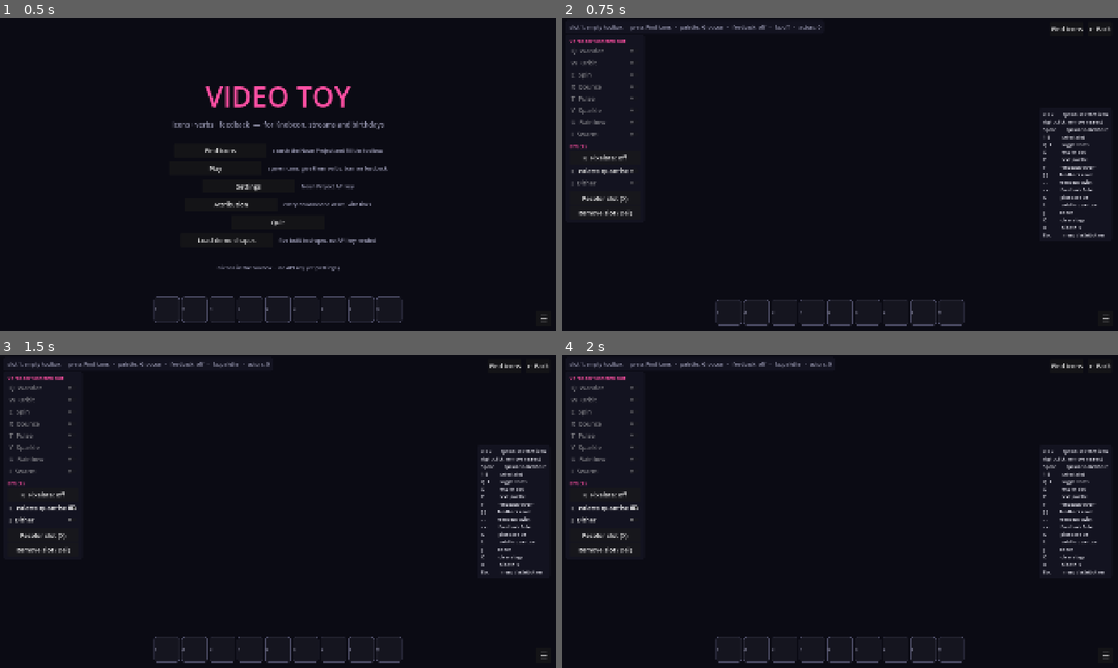
Above: before the commit, frames 1-4 (two rows, left to right).
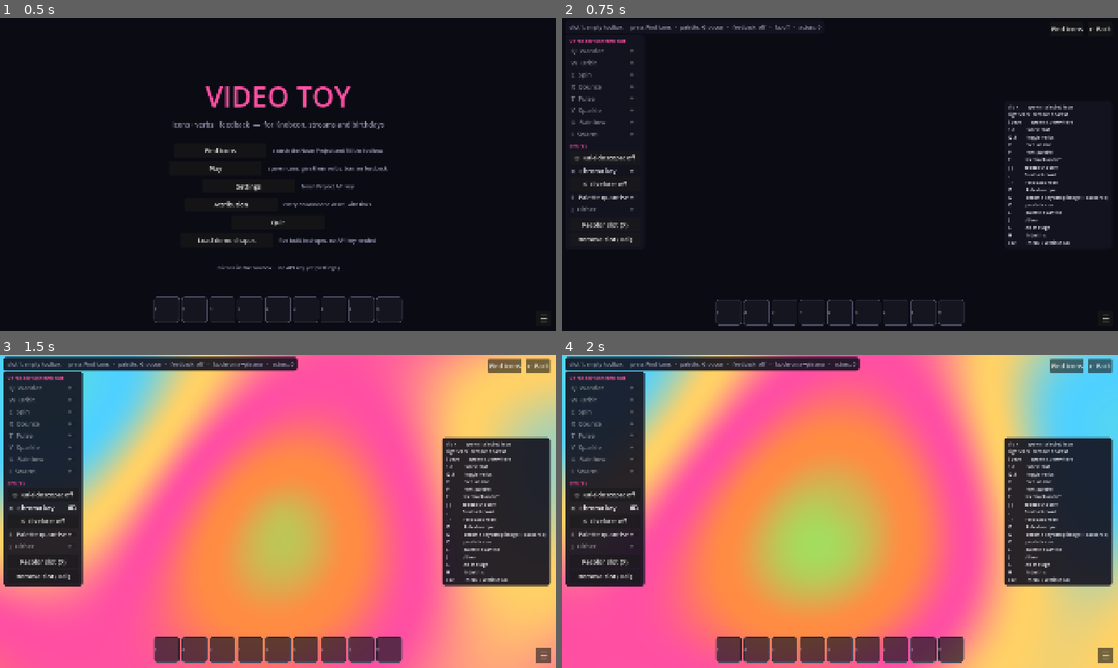
Above: after the commit, the same moments.

Repository: TheMutantFactory/video-toy
Game: Godot game, scene res://main.tscn
Two runs of this game, one before a commit and one after it. Both use one fixed random seed, a clock stepped at 60 frames per second and the inputs below.
Inputs (mouse positions are in pixels of both pictures, inside the frame that each line leads up to):
- Up to frame 1 (0.5 s): no input
- Up to frame 2 (0.75 s): click "Play" at 0.5 s
- Up to frame 3 (1.5 s): click (44, 508) at 1.25 s, where only the run after the commit has a clickable "G Chroma key"
- Up to frame 4 (2 s): no input

Frame 1 is identical in both runs. In frame 2, 2.7% of the frame differs, in the area x 1-99%, y 27-73%; in frame 3, 85%, in the area x 0-100%, y 0-100%; in frame 4, 85%.

Commit message:
Stage post-process: kaleidoscope and chroma key
Kaleidoscope (O): remaps screen coords into N mirrored wedges around the
centre (off/3/4/6/8/12) with a slow drift, applied before pixelate so the
two stack. Chroma key (G): keys out the palette background colour with a
soft tolerance and fills it with a backdrop - an image dropped onto the
window (saved to user://backdrop.png), or a plasma blended through the
palette ring when there is none. Effects panel and help updated; capture
mode adds kaleido.png and chroma.png.

Co-Authored-By: Claude Fable 5.1 <noreply@anthropic.com>

Diff:
--- a/src/fx.gd
+++ b/src/fx.gd
@@ -3,10 +3,15 @@
 ## uniforms, and hides itself when nothing is on so the plain path stays free.
 
 const PIXEL_STEPS := [0, 4, 8, 12, 20, 32]
+const KALEIDO_STEPS := [0, 3, 4, 6, 8, 12]
+const BACKDROP_PATH := "user://backdrop.png"
 
 var pixel_step := 0
+var kaleido_step := 0
+var chroma := false
 var quantize := false
 var dither := false
+var backdrop: ImageTexture
 var _mat: ShaderMaterial
 
 
@@ -17,11 +22,52 @@
 	_mat = ShaderMaterial.new()
 	_mat.shader = load("res://src/fx.gdshader")
 	material = _mat
+	_load_backdrop()
 	_push()
 
 
 func is_active() -> bool:
-	return pixel_step > 0 or quantize
+	return pixel_step > 0 or quantize or kaleido_step > 0 or chroma
+
+
+func kaleido_segments() -> int:
+	return KALEIDO_STEPS[kaleido_step]
+
+
+func cycle_kaleido() -> void:
+	kaleido_step = (kaleido_step + 1) % KALEIDO_STEPS.size()
+	_push()
+
+
+func toggle_chroma() -> void:
+	chroma = not chroma
+	_push()
+
+
+## Drop-in backdrop for chroma key. Saved to user:// so it survives restarts.
+func set_backdrop_from_file(path: String) -> bool:
+	var img := Image.new()
+	if img.load(path) != OK:
+		return false
+	backdrop = ImageTexture.create_from_image(img)
+	img.save_png(BACKDROP_PATH)
+	_push()
+	return true
+
+
+func clear_backdrop() -> void:
+	backdrop = null
+	if FileAccess.file_exists(BACKDROP_PATH):
+		DirAccess.remove_absolute(ProjectSettings.globalize_path(BACKDROP_PATH))
+	_push()
+
+
+func _load_backdrop() -> void:
+	if not FileAccess.file_exists(BACKDROP_PATH):
+		return
+	var img := Image.new()
+	if img.load(ProjectSettings.globalize_path(BACKDROP_PATH)) == OK:
+		backdrop = ImageTexture.create_from_image(img)
 
 
 func pixel_size() -> int:
@@ -43,8 +89,10 @@
 	_push()
 
 
-func set_state(pixel: int, quant: bool, dith: bool) -> void:
+func set_state(pixel: int, quant: bool, dith: bool, kaleido := 0, chroma_on := false) -> void:
 	pixel_step = maxi(PIXEL_STEPS.find(pixel), 0)
+	kaleido_step = maxi(KALEIDO_STEPS.find(kaleido), 0)
+	chroma = chroma_on
 	quantize = quant
 	dither = dith
 	_push()
@@ -59,20 +107,29 @@
 		arr.append(colours[i] if i < colours.size() else Color.BLACK)
 	_mat.set_shader_parameter("palette", PackedColorArray(arr))
 	_mat.set_shader_parameter("palette_count", mini(colours.size(), 16))
+	_mat.set_shader_parameter("key_color", Palettes.bg(index))   # key = the stage background
 
 
 func describe() -> String:
 	if not is_active():
 		return "off"
 	var parts: Array = []
+	if kaleido_step > 0:
+		parts.append("kaleido %d" % kaleido_segments())
 	if pixel_step > 0:
 		parts.append("pixel %d" % pixel_size())
+	if chroma:
+		parts.append("chroma→" + ("image" if backdrop else "plasma"))
 	if quantize:
 		parts.append("palette" + ("+dither" if dither else ""))
 	return "  ".join(parts)
 
 
 func _push() -> void:
+	_mat.set_shader_parameter("kaleido_segments", kaleido_segments())
+	_mat.set_shader_parameter("chroma", chroma)
+	_mat.set_shader_parameter("has_backdrop", backdrop != null)
+	_mat.set_shader_parameter("backdrop_tex", backdrop)
 	_mat.set_shader_parameter("pixel_size", float(pixel_size()))
 	_mat.set_shader_parameter("quantize", quantize)
 	_mat.set_shader_parameter("dither", dither)
--- a/src/fx.gdshader
+++ b/src/fx.gdshader
@@ -2,13 +2,27 @@
 // Post-process for the stage. Drawn as a full-screen ColorRect above the world
 // and below the HUD, sampling whatever was rendered underneath it.
 //
-//   pixel_size   0 = off, else block size in screen pixels
-//   quantize     snap every pixel to the nearest palette colour
-//   dither       ordered 4x4 Bayer before quantising (needs quantize)
-//   palette[]    the active Palettes ring + background, palette_count entries
+// Order: kaleidoscope (remap uv) -> pixelate (snap uv) -> sample -> chroma key
+// (swap keyed pixels for the backdrop) -> palette quantise (+dither).
+//
+//   kaleido_segments  0 = off, else mirrored wedges around the centre
+//   kaleido_drift     radians/second the wedge pattern rotates
+//   pixel_size        0 = off, else block size in screen pixels
+//   chroma            key out `key_color` (± key_tolerance) and show the backdrop
+//   backdrop_tex      dropped image; when !has_backdrop a palette plasma is drawn
+//   quantize / dither snap to the nearest palette colour, optional 4x4 Bayer
+//   palette[]         the active Palettes ring + background, palette_count entries
 
 uniform sampler2D screen_tex : hint_screen_texture, filter_nearest, repeat_disable;
+uniform int kaleido_segments = 0;
+uniform float kaleido_drift = 0.12;
 uniform float pixel_size = 0.0;
+uniform bool chroma = false;
+uniform vec4 key_color : source_color = vec4(0.0, 1.0, 0.0, 1.0);
+uniform float key_tolerance = 0.18;
+uniform float key_softness = 0.10;
+uniform bool has_backdrop = false;
+uniform sampler2D backdrop_tex : filter_linear, repeat_disable;
 uniform bool quantize = false;
 uniform bool dither = false;
 uniform float dither_strength = 0.12;
@@ -24,8 +38,7 @@
 vec3 nearest_palette(vec3 c) {
 	vec3 best = c;
 	float best_d = 1e9;
-	// Perceptual-ish weights so green differences count more than blue.
-	const vec3 w = vec3(0.30, 0.59, 0.11);
+	const vec3 w = vec3(0.30, 0.59, 0.11);   // perceptual-ish weights
 	for (int i = 0; i < 16; i++) {
 		if (i >= palette_count) break;
 		vec3 d = (c - palette[i].rgb) * w;
@@ -38,18 +51,55 @@
 	return best;
 }
 
+// Smoothly blend through the palette ring (excluding the background, which is
+// the last entry) so the plasma is always "on brand".
+vec3 ring_color(float t) {
+	int n = max(palette_count - 1, 1);
+	float f = fract(t) * float(n);
+	int i = int(floor(f));
+	int j = (i + 1) % n;
+	return mix(palette[i].rgb, palette[j].rgb, smoothstep(0.0, 1.0, fract(f)));
+}
+
+vec3 plasma(vec2 uv, float t) {
+	vec2 p = uv * vec2(1.78, 1.0) * 3.0;
+	float v = sin(p.x + t)
+		+ sin(p.y * 1.3 + t * 0.7)
+		+ sin((p.x + p.y) * 0.8 + t * 1.1)
+		+ sin(length(p - vec2(2.7, 1.5)) * 1.5 - t * 0.9);
+	return ring_color(v * 0.125 + t * 0.03);
+}
+
 void fragment() {
-	vec2 uv = SCREEN_UV;
 	vec2 screen_px = 1.0 / SCREEN_PIXEL_SIZE;
-	vec2 frag = uv * screen_px;
+	vec2 frag = SCREEN_UV * screen_px;
+
+	if (kaleido_segments > 0) {
+		vec2 centre = screen_px * 0.5;
+		vec2 d = frag - centre;
+		float r = length(d);
+		float wedge = TAU / float(kaleido_segments);
+		float a = atan(d.y, d.x) - TIME * kaleido_drift;
+		a = mod(a, wedge);
+		if (a > wedge * 0.5) a = wedge - a;      // mirror every other wedge
+		a += TIME * kaleido_drift * 0.5;         // and let the source drift too
+		frag = centre + vec2(cos(a), sin(a)) * r;
+		frag = clamp(frag, vec2(0.0), screen_px - 1.0);
+	}
 	if (pixel_size > 0.5) {
 		frag = (floor(frag / pixel_size) + 0.5) * pixel_size;
-		uv = frag / screen_px;
 	}
+	vec2 uv = frag / screen_px;
 	vec3 c = texture(screen_tex, uv).rgb;
+
+	if (chroma) {
+		float dist = distance(c, key_color.rgb);
+		float k = 1.0 - smoothstep(key_tolerance, key_tolerance + key_softness, dist);
+		vec3 back = has_backdrop ? texture(backdrop_tex, uv).rgb : plasma(uv, TIME);
+		c = mix(c, back, k);
+	}
 	if (quantize && palette_count > 0) {
 		if (dither) {
-			// Threshold on the block grid when pixelated, else on real pixels.
 			vec2 cell = pixel_size > 0.5 ? floor(frag / pixel_size) : floor(frag);
 			int ix = int(mod(cell.x, 4.0));
 			int iy = int(mod(cell.y, 4.0));
--- a/src/main.gd
+++ b/src/main.gd
@@ -77,7 +77,7 @@
 	DirAccess.make_dir_recursive_absolute(dir)
 	if Toolbox.slots.is_empty():
 		DemoPack.load_into(Toolbox, Ledger)
-	var shots := SCREENS.keys() + ["menu", "attribution", "feedback", "pixelate", "quantise"]
+	var shots := SCREENS.keys() + ["menu", "attribution", "feedback", "pixelate", "quantise", "kaleido", "chroma"]
 	for name in shots:
 		match name:
 			"menu":
@@ -101,6 +101,14 @@
 				current._apply_palette()
 				current.set_fx(8, true, true)
 				await get_tree().create_timer(0.5).timeout
+			"kaleido":
+				current.palette_index = 0
+				current._apply_palette()
+				current.set_fx(0, false, false, 6, false)
+				await get_tree().create_timer(1.0).timeout
+			"chroma":
+				current.set_fx(0, false, false, 0, true)
+				await get_tree().create_timer(0.5).timeout
 			"stage":
 				show_screen(name)
 				await get_tree().create_timer(0.3).timeout
--- a/src/stage_screen.gd
+++ b/src/stage_screen.gd
@@ -5,7 +5,8 @@
 ##
 ## Keys: 1-9 slot · Q W E R T Y U I verbs · click spawn · right-click remove
 ## · Space random spawn · P palette · F feedback · [ ] zoom · , . rotate
-## · - = fade · K pixelate · L palette quantise · J dither · C clear · H help · Esc menu
+## · - = fade · O kaleidoscope · G chroma key (drop an image for the backdrop)
+## · K pixelate · L palette quantise · J dither · C clear · H help · Esc menu
 
 signal navigate(name: String)
 
@@ -33,6 +34,8 @@
 var _verb_panel: VBoxContainer
 var _verb_checks := {}
 var _fx_pixel_btn: Button
+var _fx_kaleido_btn: Button
+var _fx_chroma: CheckButton
 var _fx_quant: CheckButton
 var _fx_dither: CheckButton
 var _hotbar
@@ -96,6 +99,12 @@
 	_refresh_verbs()
 	_apply_palette()
 	_refresh_fx()
+	get_window().files_dropped.connect(_on_files_dropped)
+
+
+func _exit_tree() -> void:
+	if get_window() and get_window().files_dropped.is_connected(_on_files_dropped):
+		get_window().files_dropped.disconnect(_on_files_dropped)
 
 
 # ---------------- HUD ----------------
@@ -123,6 +132,17 @@
 		_verb_checks[v["id"]] = cb
 	_verb_panel.add_child(UI.vspace(6))
 	_verb_panel.add_child(UI.label("Effects", 18, UI.ACCENT))
+	_fx_kaleido_btn = UI.button("", func():
+		_fx.cycle_kaleido()
+		_refresh_fx())
+	_verb_panel.add_child(_fx_kaleido_btn)
+	_fx_chroma = CheckButton.new()
+	_fx_chroma.text = "G  Chroma key"
+	_fx_chroma.tooltip_text = "Keys out the palette background. Drop an image on the window for the backdrop; plasma otherwise."
+	_fx_chroma.toggled.connect(func(_on):
+		_fx.toggle_chroma()
+		_refresh_fx())
+	_verb_panel.add_child(_fx_chroma)
 	_fx_pixel_btn = UI.button("", func():
 		_fx.cycle_pixelate()
 		_refresh_fx())
@@ -152,7 +172,8 @@
 		"click        spawn selected icon\nright-click  remove nearest\nSpace        spawn somewhere\n"
 		+ "1-9          select slot\nQ..I         toggle verbs\nX            recolor slot\n"
 		+ "P            next palette\nF            feedback on/off\n[ ]          feedback zoom\n"
-		+ ", .          feedback twist\n- =          feedback fade\nK            pixelate size\n"
+		+ ", .          feedback twist\n- =          feedback fade\nO            kaleidoscope\n"
+		+ "G            chroma key (drop image = backdrop)\nK            pixelate size\n"
 		+ "L            palette quantise\nJ            dither\nC            clear stage\n"
 		+ "H            hide this\nEsc          menu / attribution", 16)
 	_help.add_child(hl)
@@ -187,6 +208,8 @@
 
 
 func _refresh_fx() -> void:
+	_fx_kaleido_btn.text = "O  Kaleidoscope: %s" % ("off" if _fx.kaleido_step == 0 else "%d" % _fx.kaleido_segments())
+	_fx_chroma.set_pressed_no_signal(_fx.chroma)
 	_fx_pixel_btn.text = "K  Pixelate: %s" % ("off" if _fx.pixel_step == 0 else "%d px" % _fx.pixel_size())
 	_fx_quant.set_pressed_no_signal(_fx.quantize)
 	_fx_dither.set_pressed_no_signal(_fx.dither)
@@ -195,9 +218,19 @@
 
 
 ## Used by --capture.
-func set_fx(pixel: int, quant: bool, dith: bool) -> void:
-	_fx.set_state(pixel, quant, dith)
+func set_fx(pixel: int, quant: bool, dith: bool, kaleido := 0, chroma := false) -> void:
+	_fx.set_state(pixel, quant, dith, kaleido, chroma)
 	_refresh_fx()
+
+
+func _on_files_dropped(files: PackedStringArray) -> void:
+	for f in files:
+		if f.get_extension().to_lower() in ["png", "jpg", "jpeg", "webp", "bmp"]:
+			if _fx.set_backdrop_from_file(f):
+				if not _fx.chroma:
+					_fx.toggle_chroma()
+				_refresh_fx()
+			return
 
 
 func _update_hud() -> void:
@@ -328,6 +361,12 @@
 		KEY_BRACKETRIGHT: fb_zoom = minf(1.20, fb_zoom + 0.01)
 		KEY_COMMA: fb_rot -= 0.01
 		KEY_PERIOD: fb_rot += 0.01
+		KEY_O:
+			_fx.cycle_kaleido()
+			_refresh_fx()
+		KEY_G:
+			_fx.toggle_chroma()
+			_refresh_fx()
 		KEY_K:
 			_fx.cycle_pixelate()
 			_refresh_fx()
--- a/tests/smoke.gd
+++ b/tests/smoke.gd
@@ -102,6 +102,9 @@
 	_check("fx shader loads", sh is Shader and sh.get_code().contains("hint_screen_texture"))
 	var fx = load("res://src/fx.gd")
 	_check("fx pixel steps start at off", fx.PIXEL_STEPS[0] == 0 and fx.PIXEL_STEPS.size() >= 4)
+	_check("fx shader has kaleidoscope and chroma stages",
+		sh.get_code().contains("kaleido_segments") and sh.get_code().contains("key_color"))
+	_check("fx kaleido steps start at off", fx.KALEIDO_STEPS[0] == 0 and fx.KALEIDO_STEPS.has(6))
 
 	print("\n%d/%d checks passed" % [_n - _fails, _n])
 	quit(1 if _fails > 0 else 0)
Not shown, changed: README.md
